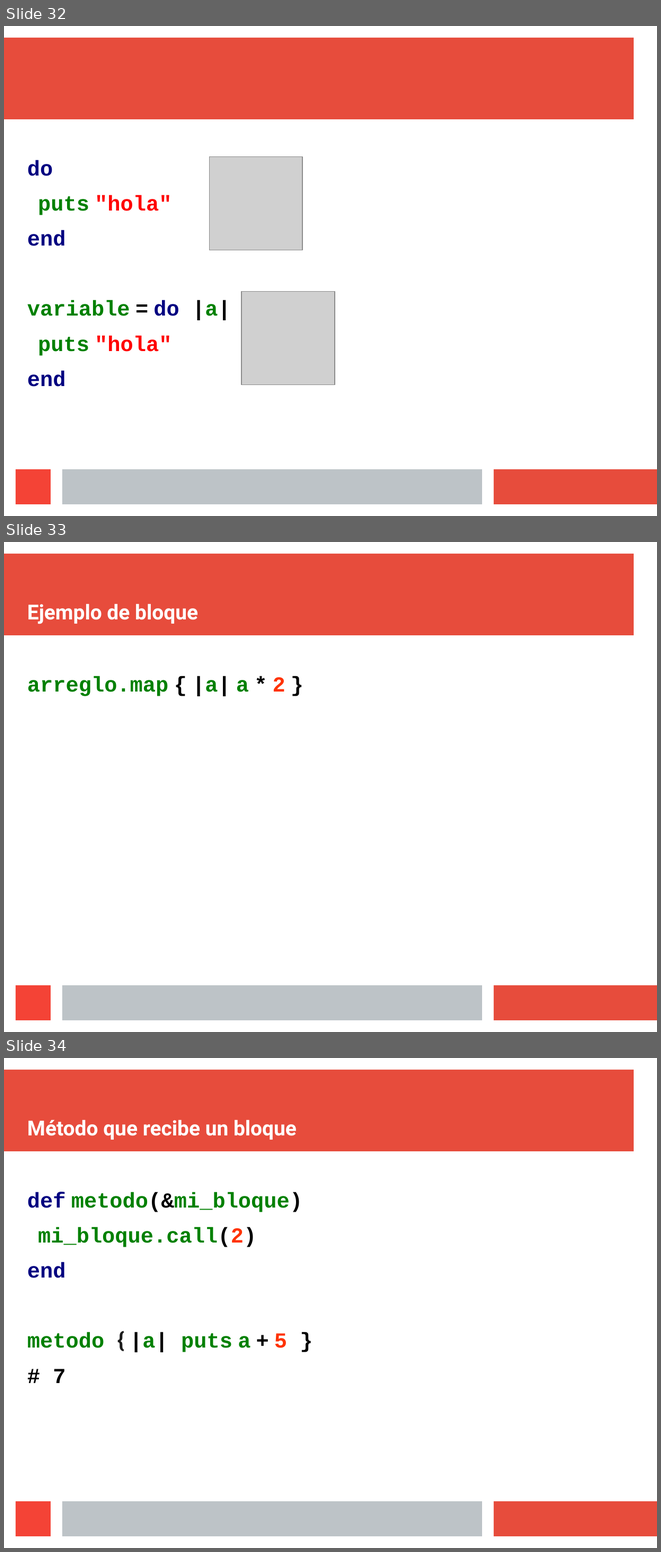
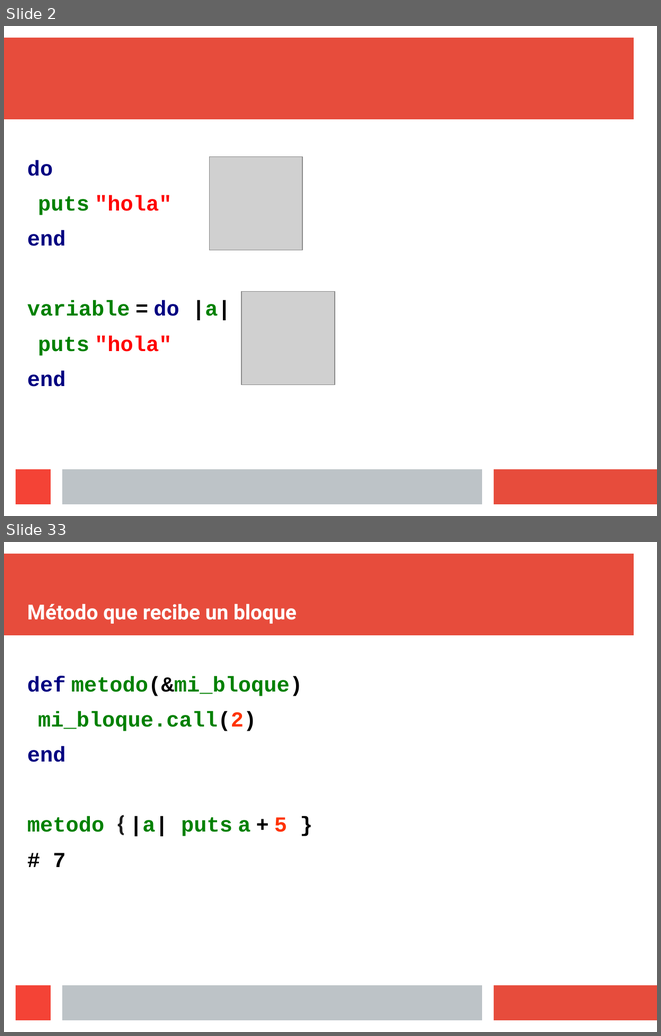
Before and after one commit to oaxacarb/ruby_blocks, a slide deck: 06_presentacion/ruby_blocks.odp. Shown one above the other, each under a label of ours: slides 32, 33 and 34 before the commit, slides 2 and 33 after it; the slides between them are not shown. The pictures are 661x1552 and 661x1036 pixels, drawn with LibreOffice and Linux fonts; fonts in the diff are those of the drawing; grey boxes stand for pictures. Boxes give left, top, right and bottom in pixels: in the first picture for what was removed or moved away, otherwise in the second. Text is boxed around its words. In the diff, an @@ line names an element or a change of style, - is before the commit and + after.

Commit message:
Corrige ejemplos en presentación

```diff
--- a/06_presentacion/ruby_blocks.odp
+++ b/06_presentacion/ruby_blocks.odp
@@ slide 33 removed at <box>4,542,657,1032</box>, background #FFFFFF; not listed: 4 template elements that a slide beside it also shows @@
@@ title removed at <box>27,604,198,624</box> @@
-Ejemplo de bloque
@@ text removed at <box>27,676,285,696</box> @@
-arreglo.map { |a| a * 2 }
@@ what was slide 32 is now slide 2 @@
@@ what was slide 34 is now slide 33 @@
```
Also in this commit, not shown: 4 slides changed.
